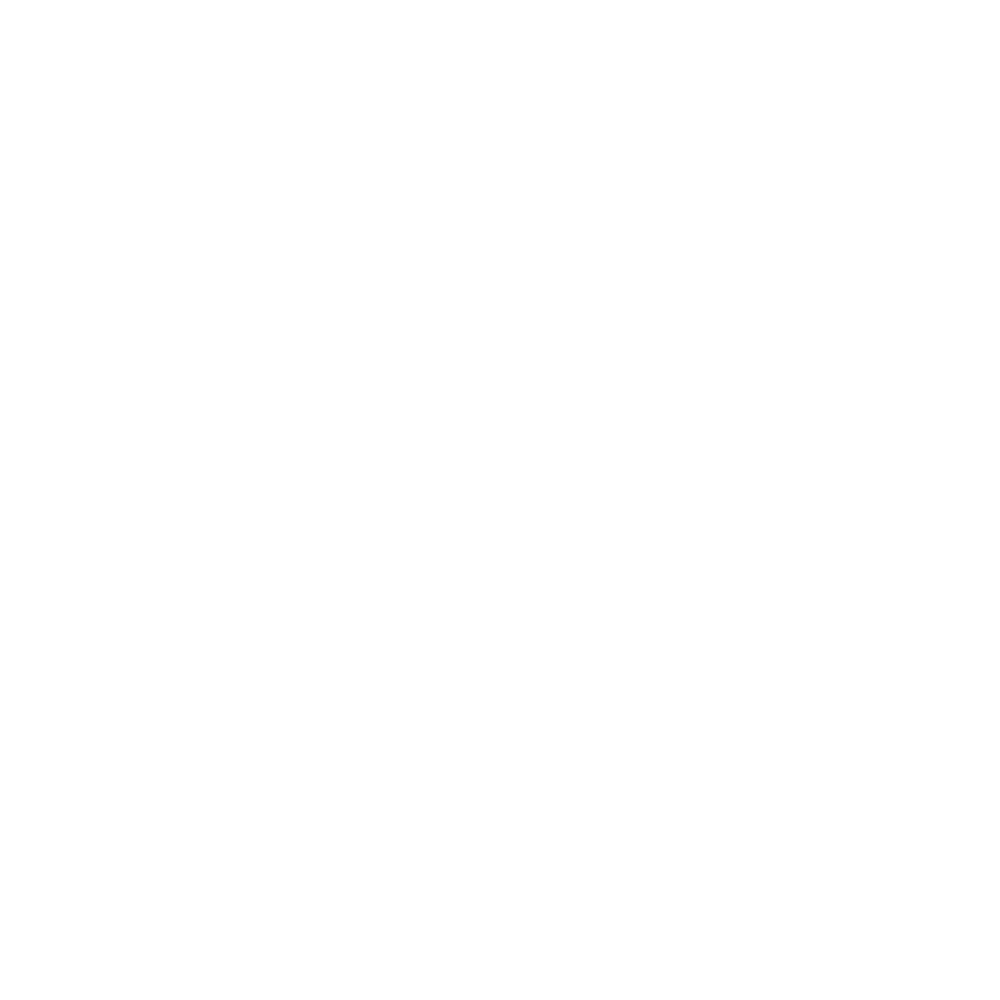
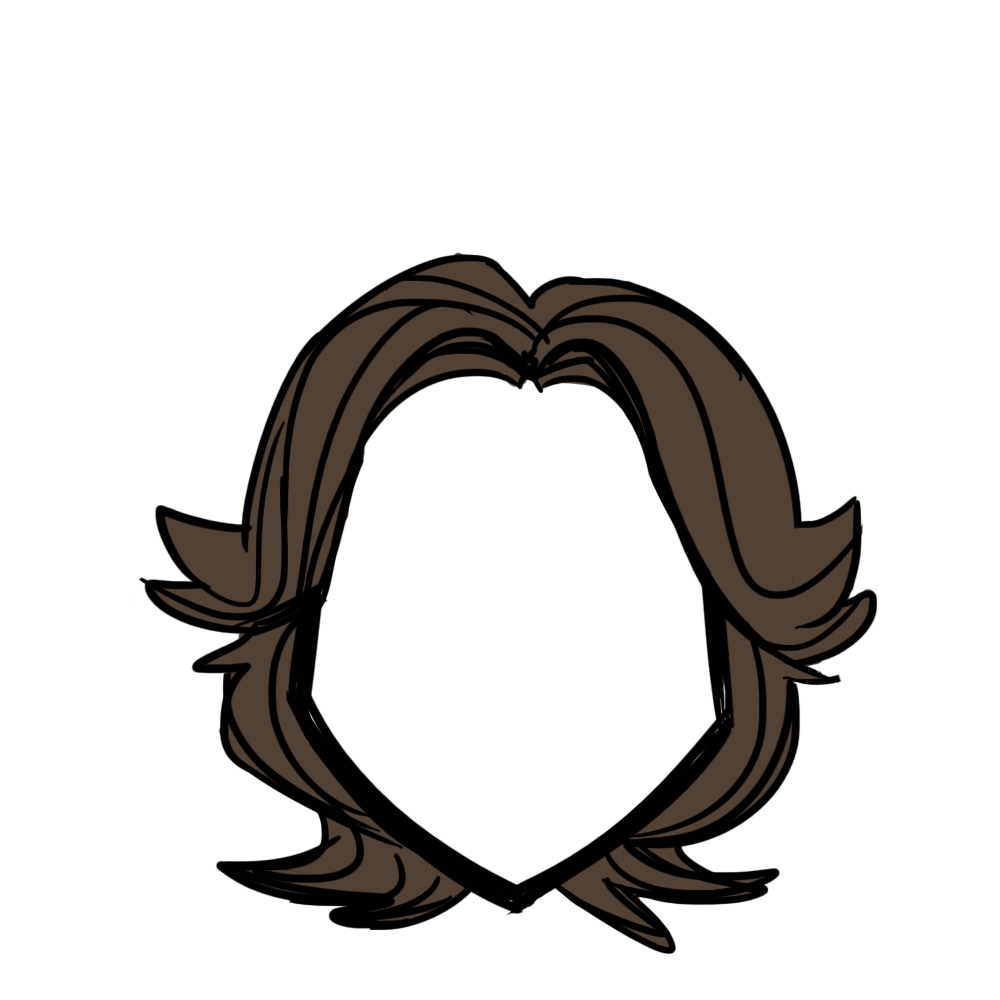
The second 1000x1000 image is a revision of the first. Changes to its layers:
added layer "Layer 13 copy" above "Layer 17" over bbox(135, 253, 878, 955)
added layer "Layer 17" above "Layer 2" over bbox(148, 252, 877, 953)
